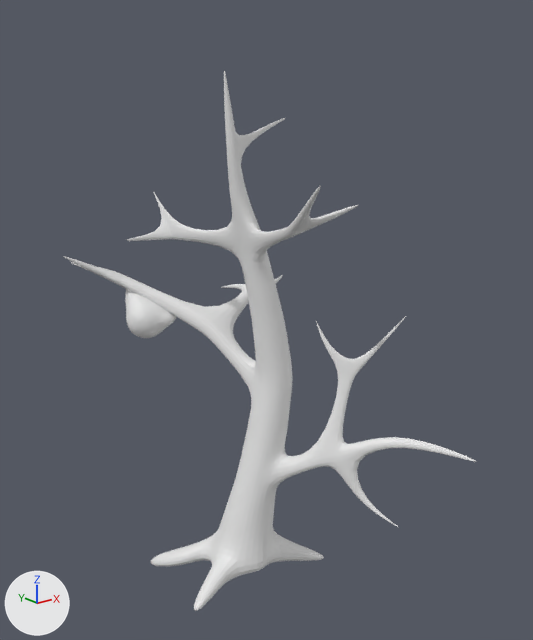
A saved change to the Blender file 3d Models/Tree.blend.
Rendered twice from a 50 mm lens placed at (-17.5, -23.6, 21.1), pointed at (2.1, 0.9, 11.3). The lights are fixed; the arrows at lower left show +X, +Y and +Z.
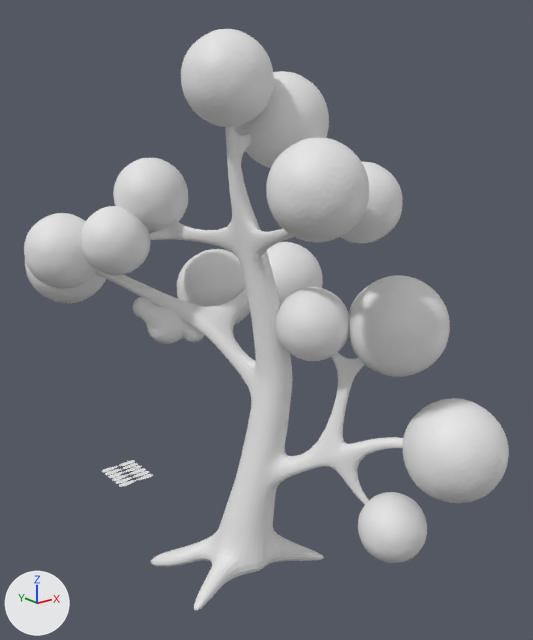
What changed in the scene script:
```text
Change ob_icosphere:
    add ob_icosphere.hide_set(True)
Add ob_icosphere_015:
    ob_icosphere_015 = bpy.data.objects.new('Icosphere.015', me_icosphere_017)  # an icosphere of 80 faces spanning x -1.47..1.47, y -1.55..1.55, z -1.55..1.55; modifiers SUBSURF
    ob_icosphere_015.location = (3.49, -5.8, 3.58)
Add ob_icosphere_014:
    ob_icosphere_014 = bpy.data.objects.new('Icosphere.014', me_icosphere_016)  # an icosphere of 80 faces spanning x -2.13..2.13, y -2.24..2.24, z -2.24..2.24; modifiers SUBSURF
    ob_icosphere_014.location = (5.21, -7.34, 7.21)
Add ob_icosphere_013:
    ob_icosphere_013 = bpy.data.objects.new('Icosphere.013', me_icosphere_015)  # an icosphere of 80 faces spanning x -2.18..2.18, y -2.29..2.29, z -2.29..2.29; modifiers SUBSURF
    ob_icosphere_013.location = (5.32, -3.92, 11.57)
Add ob_icosphere_012:
    ob_icosphere_012 = bpy.data.objects.new('Icosphere.012', me_icosphere_014)  # an icosphere of 80 faces spanning x -1.61..1.61, y -1.7..1.7, z -1.7..1.7; modifiers SUBSURF
    ob_icosphere_012.location = (2.72, -1.48, 11.57)
Add ob_icosphere_011:
    ob_icosphere_011 = bpy.data.objects.new('Icosphere.011', me_icosphere_013)  # an icosphere of 80 faces spanning x -2.04..2.04, y -2.14..2.14, z -2.14..2.14; modifiers SUBSURF
    ob_icosphere_011.location = (6.63, 5.05, 11.57)
Add ob_icosphere_010:
    ob_icosphere_010 = bpy.data.objects.new('Icosphere.010', me_icosphere_012)  # an icosphere of 80 faces spanning x -2.08..2.08, y -2.18..2.18, z -2.18..2.18; modifiers SUBSURF
    ob_icosphere_010.location = (3.19, 6.28, 11.41)
Add ob_icosphere_009:
    ob_icosphere_009 = bpy.data.objects.new('Icosphere.009', me_icosphere_011)  # an icosphere of 80 faces spanning x -2.0..2.0, y -2.11..2.11, z -2.11..2.11; modifiers SUBSURF
    ob_icosphere_009.location = (-3.31, 9.32, 13.18)
Add ob_icosphere_008:
    ob_icosphere_008 = bpy.data.objects.new('Icosphere.008', me_icosphere_010)  # an icosphere of 80 faces spanning x -1.7..1.7, y -1.79..1.79, z -1.79..1.79; modifiers SUBSURF
    ob_icosphere_008.location = (-4.44, 7.04, 14.26)
Add ob_icosphere_007:
    ob_icosphere_007 = bpy.data.objects.new('Icosphere.007', me_icosphere_009)  # an icosphere of 80 faces spanning x -1.53..1.53, y -1.61..1.61, z -1.61..1.61; modifiers SUBSURF
    ob_icosphere_007.location = (-2.78, 5.27, 14.78)
Add ob_icosphere_006:
    ob_icosphere_006 = bpy.data.objects.new('Icosphere.006', me_icosphere_008)  # an icosphere of 80 faces spanning x -1.68..1.68, y -1.77..1.77, z -1.77..1.77; modifiers SUBSURF
    ob_icosphere_006.location = (-0.92, 5.27, 16.58)
Add ob_icosphere_005:
    ob_icosphere_005 = bpy.data.objects.new('Icosphere.005', me_icosphere_007)  # an icosphere of 80 faces spanning x -1.59..1.59, y -1.67..1.67, z -1.67..1.67; modifiers SUBSURF
    ob_icosphere_005.location = (3.17, -3.64, 16.91)
Add ob_icosphere_004:
    ob_icosphere_004 = bpy.data.objects.new('Icosphere.004', me_icosphere_006)  # an icosphere of 80 faces spanning x -1.77..1.77, y -1.87..1.87, z -1.87..1.87; modifiers SUBSURF
    ob_icosphere_004.location = (-0.5, -5.1, 17.83)
Add ob_icosphere_003:
    ob_icosphere_003 = bpy.data.objects.new('Icosphere.003', me_icosphere_005)  # an icosphere of 80 faces spanning x -2.02..2.02, y -2.13..2.13, z -2.13..2.13; modifiers SUBSURF
    ob_icosphere_003.location = (2.97, 0.96, 19.8)
Add ob_icosphere_002:
    ob_icosphere_002 = bpy.data.objects.new('Icosphere.002', me_icosphere_004)  # an icosphere of 80 faces spanning x -1.83..1.83, y -1.93..1.93, z -1.93..1.93; modifiers SUBSURF
    ob_icosphere_002.location = (0.0, 0.66, 21.45)
Add ob_circle_001:
    ob_circle_001 = bpy.data.objects.new('Circle.001', me_circle_001)  # 16 vertices, 1 face; spans x -0.619..0.456, y -0.19..0.19, z 0.0; modifiers ARRAY
    ob_circle_001.location = (0.62, 10.05, 0.0)
Add ob_circle:
    ob_circle = bpy.data.objects.new('Circle', me_circle)  # 16 vertices, 1 face; spans x -0.456..0.619, y -0.19..0.19, z 0.0; modifiers ARRAY
    ob_circle.location = (-0.62, 10.05, 0.0)
Add ob_icosphere_001:
    ob_icosphere_001 = bpy.data.objects.new('Icosphere.001', me_icosphere)  # 110 vertices, 214 faces; spans x -0.95..0.95, y -1.82..1.7, z -1.0..1.18; modifiers SUBSURF
    ob_icosphere_001.location = (-0.64, 4.84, 10.68)
    ob_icosphere_001.rotation_euler = (0.128, 0.017, 0.821)  # degrees (7.3, 1, 47)
```

Where the change shows, as pixel boxes [x1, y1, x2, y2] in the pictures (533 x 640 px):
'Icosphere.014', added
    after: [403, 398, 509, 503]
'Icosphere.004', added
    after: [266, 137, 369, 242]
'Icosphere.013', added
    after: [348, 275, 450, 377]
'Icosphere.002', added
    after: [181, 29, 274, 127]
'Icosphere.003', added
    after: [235, 71, 329, 168]
'Icosphere.012', added
    after: [276, 287, 349, 361]
'Icosphere.006', added
    after: [113, 158, 188, 233]
'Icosphere.008', added
    after: [24, 213, 97, 289]
'Icosphere.015', added
    after: [358, 492, 427, 563]
'Icosphere.007', added
    after: [81, 206, 150, 275]
'Icosphere.010', added
    after: [177, 249, 250, 325]
'Icosphere.005', added
    after: [340, 162, 402, 244]
'Icosphere.011', added
    after: [267, 242, 323, 304]
'Icosphere.001', added
    after: [133, 297, 204, 344]
'Icosphere', hidden
    before: [125, 289, 176, 338]
'Icosphere.009', added
    after: [25, 260, 106, 303]
'Circle', added
    after: [102, 466, 136, 487]
'Circle.001', added
    after: [119, 460, 153, 480]
